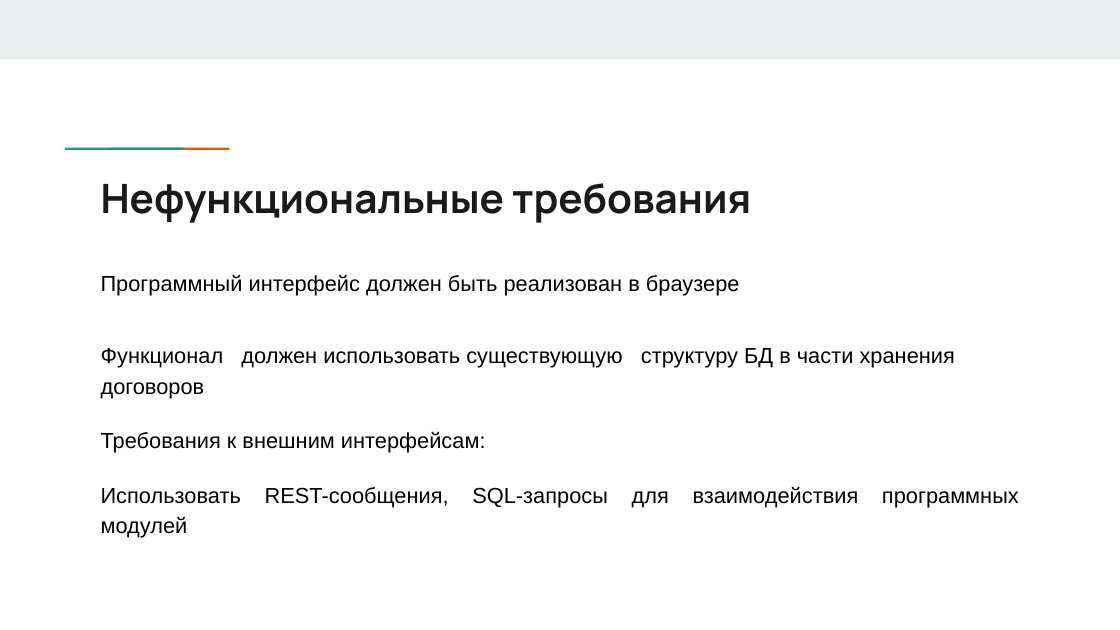
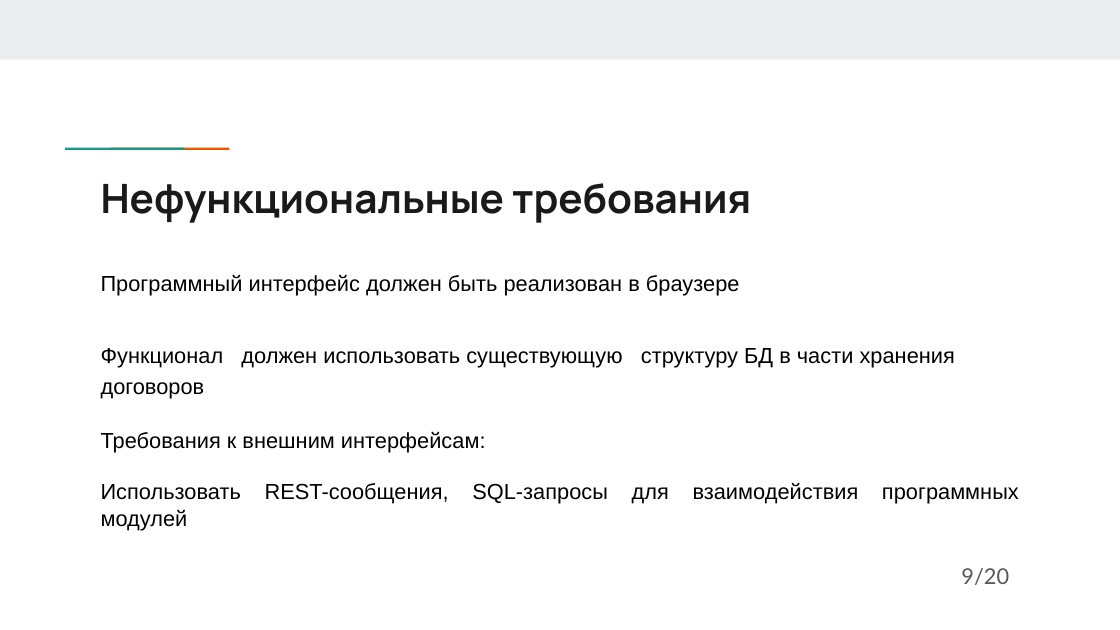
Before and after one commit to DaNkOMeN/MyDiplom, a slide deck: slide 10 of Последняя версия презентации.pptx. Drawn at 1120x630 pixels with LibreOffice and Linux fonts; fonts in the diff are those of the drawing. Boxes give left, top, right and bottom in pixels: in the first picture for what was removed or moved away, otherwise in the second. Text is boxed around its words. In the diff, an @@ line names an element or a change of style, - is before the commit and + after.

```diff
--- a/Последняя версия презентации.pptx
+++ b/Последняя версия презентации.pptx
@@ text at <box>101,482,1019,504</box>: line spacing 1.15 to 1 @@
@@ text added at <box>961,568,1009,585</box>, 14 pt, text #595959 @@
+9/20
```
Also in this commit, not shown: 16 other slides changed, 3 slides added, 2 slides removed, 3 other files.
